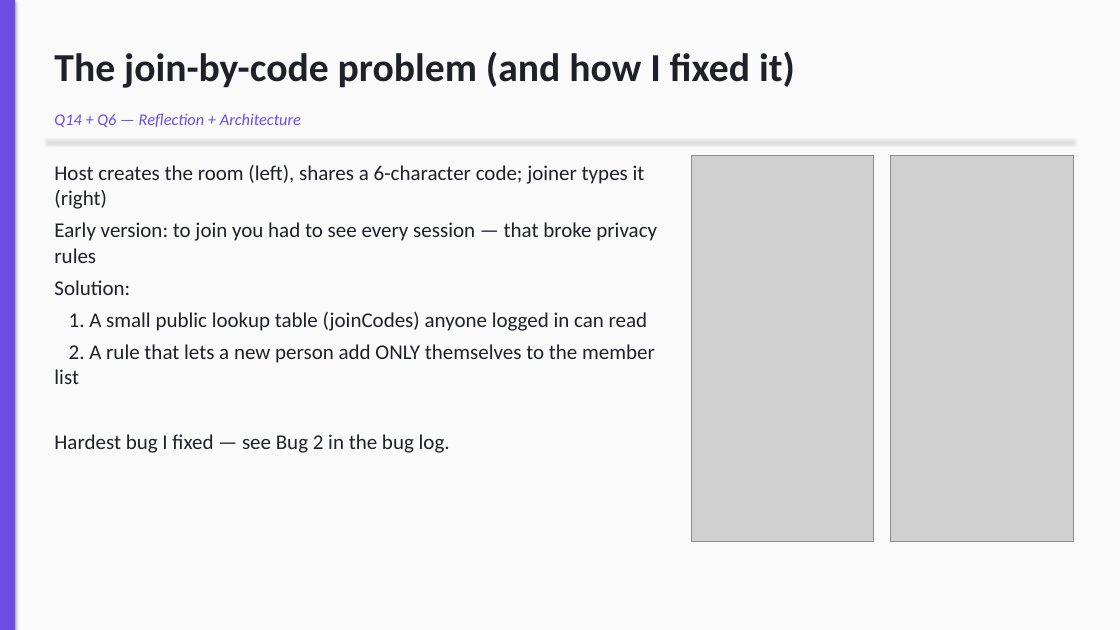
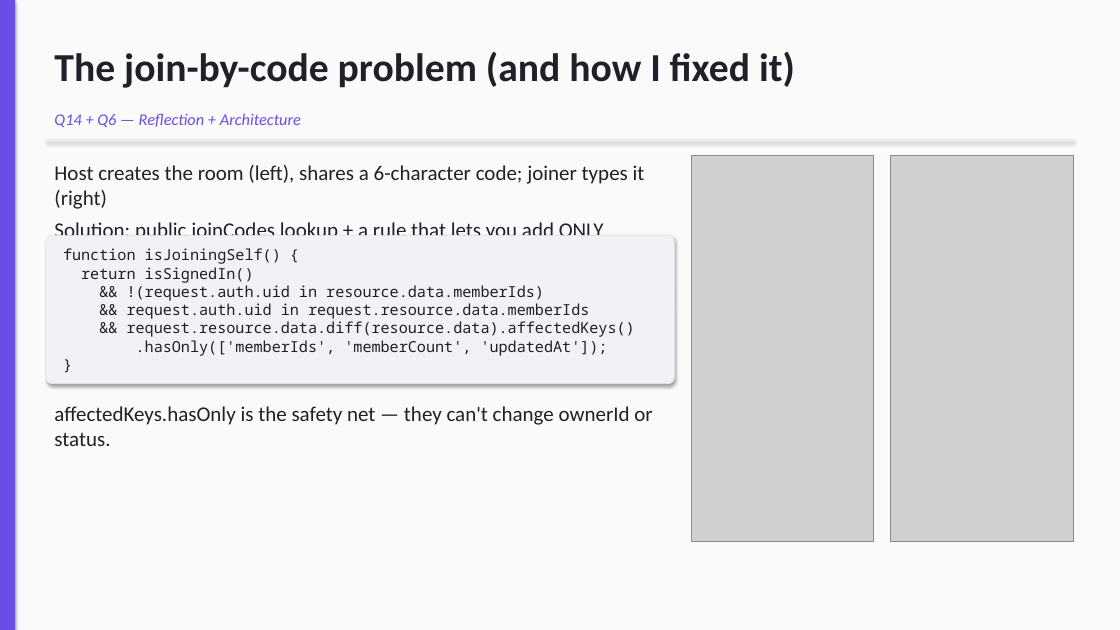
Before and after one commit to Tmaku18/vibzcheck-project2, a slide deck: slide 7 of submission/Vibzcheck_Presentation.pptx. Drawn at 1120x630 pixels with LibreOffice and Linux fonts; fonts in the diff are those of the drawing; grey boxes stand for pictures. Boxes give left, top, right and bottom in pixels: in the first picture for what was removed or moved away, otherwise in the second. Text is boxed around its words. In the diff, an @@ line names an element or a change of style, - is before the commit and + after.

```diff
--- a/submission/Vibzcheck_Presentation.pptx
+++ b/submission/Vibzcheck_Presentation.pptx
@@ rounded rectangle added at [46,235,675,384], fill #F1F2F6, outline #E5E7EB 0.5 pt, 13 pt, text #1F2129 @@
+function isJoiningSelf() {
+return isSignedIn()
+&& !(request.auth.uid in resource.data.memberIds)
+&& request.auth.uid in request.resource.data.memberIds
+&& request.resource.data.diff(resource.data).affectedKeys()
+.hasOnly(['memberIds', 'memberCount', 'updatedAt']);
+}
@@ text at [54,222,604,235]: text changed @@
-Early version: to join you had to see every session — that broke privacy rules
-Solution:
-1. A small public lookup table (joinCodes) anyone logged in can read
-2. A rule that lets a new person add ONLY themselves to the member list
-Hardest bug I fixed — see Bug 2 in the bug log.
+Solution: public joinCodes lookup + a rule that lets you add ONLY yourself:
@@ text added at [54,406,652,446], 18 pt, text #1F2129 @@
+affectedKeys.hasOnly is the safety net — they can't change ownerId or status.
```
Also in this commit, not shown: 6 other slides changed, 1 slide added, 1 slide removed, 1 other file.
